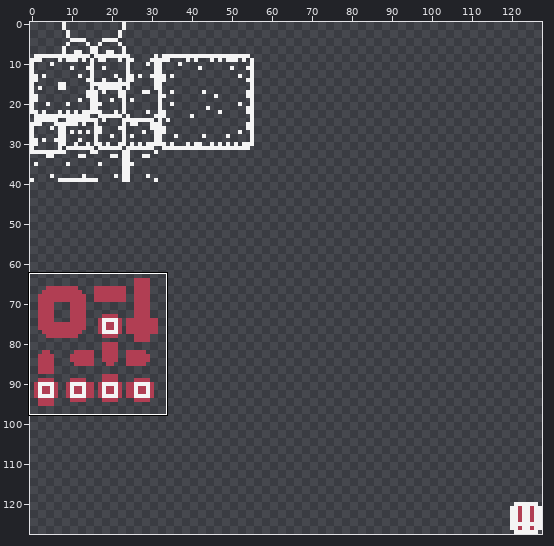
Sprite sheet: assets/tiles.png. Above, an overview of the earlier version with the close-up marked.
Close-up. The starting point:
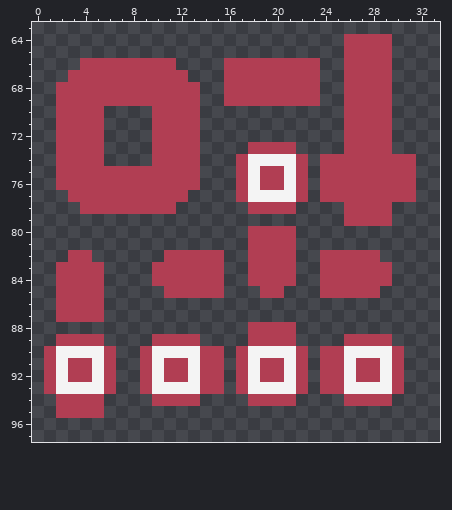
The file is 128x128 pixels. Shown: x 0..33, y 63..97.
The result:
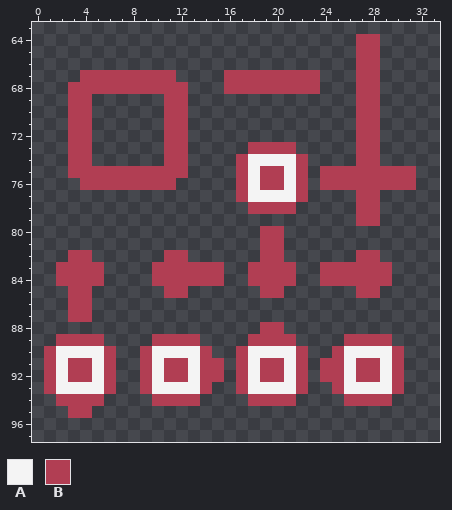
Palette (. is transparent): A #f4f4f4  B #b13e53
The edit:
y 64..65: x 26 B -> .; x 29 B -> .
y 66: x 4..11 BBBBBBBB -> ........; x 16..23 BBBBBBBB -> ........; x 26 B -> .; x 29 B -> .
y 67: x 3 B -> .; x 12 B -> .; x 26 B -> .; x 29 B -> .
y 68: x 2 B -> .; x 13 B -> .; x 26 B -> .; x 29 B -> .
y 69: x 2 B -> .; x 5..10 BBBBBB -> ......; x 13 B -> .; x 16..23 BBBBBBBB -> ........; x 26 B -> .; x 29 B -> .
y 70..73: x 2 B -> .; x 5 B -> .; x 10 B -> .; x 13 B -> .; x 26 B -> .; x 29 B -> .
y 74: x 2 B -> .; x 5 B -> .; x 10 B -> .; x 13 B -> .; x 24..26 BBB -> ...; x 29..31 BBB -> ...
y 75: x 2 B -> .; x 13 B -> .
y 76: x 2..3 BB -> ..; x 12..13 BB -> ..
y 77: x 3..12 BBBBBBBBBB -> ..........; x 24..26 BBB -> ...; x 29..31 BBB -> ...
y 78: x 4..11 BBBBBBBB -> ........; x 26 B -> .; x 29 B -> .
y 79: x 26 B -> .; x 29 B -> .
y 80..81: x 18 B -> .; x 21 B -> .
y 82: x 13..15 BBB -> ...; x 18 B -> .; x 21 B -> .; x 24..26 BBB -> ...
y 85: x 2 B -> .; x 5 B -> .; x 13..15 BBB -> ...; x 24..26 BBB -> ...
y 86..87: x 2 B -> .; x 5 B -> .
y 88: x 18 B -> .; x 21 B -> .
y 90: x 15 B -> .; x 24 B -> .
y 93: x 15 B -> .; x 24 B -> .
y 95: x 2 B -> .; x 5 B -> .
Where, in picture pixels (left, top, right, bottom), the same in both close-ups:
erased: (56, 34, 416, 394)
erased: (56, 406, 104, 418)
